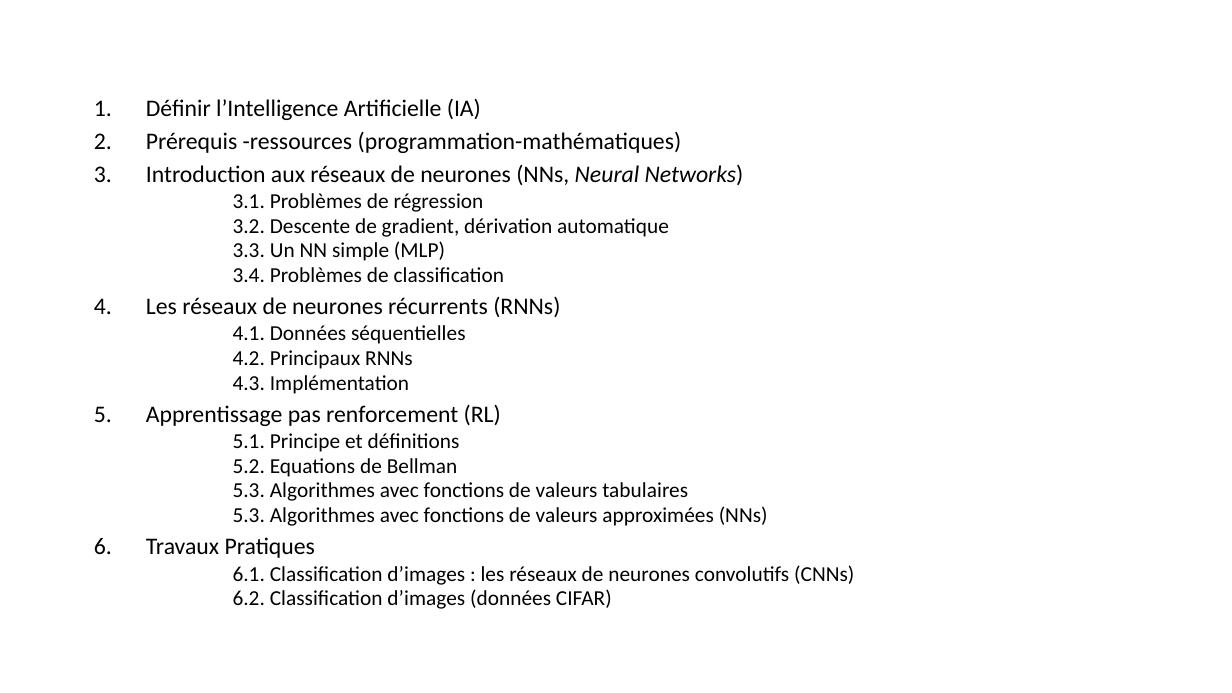
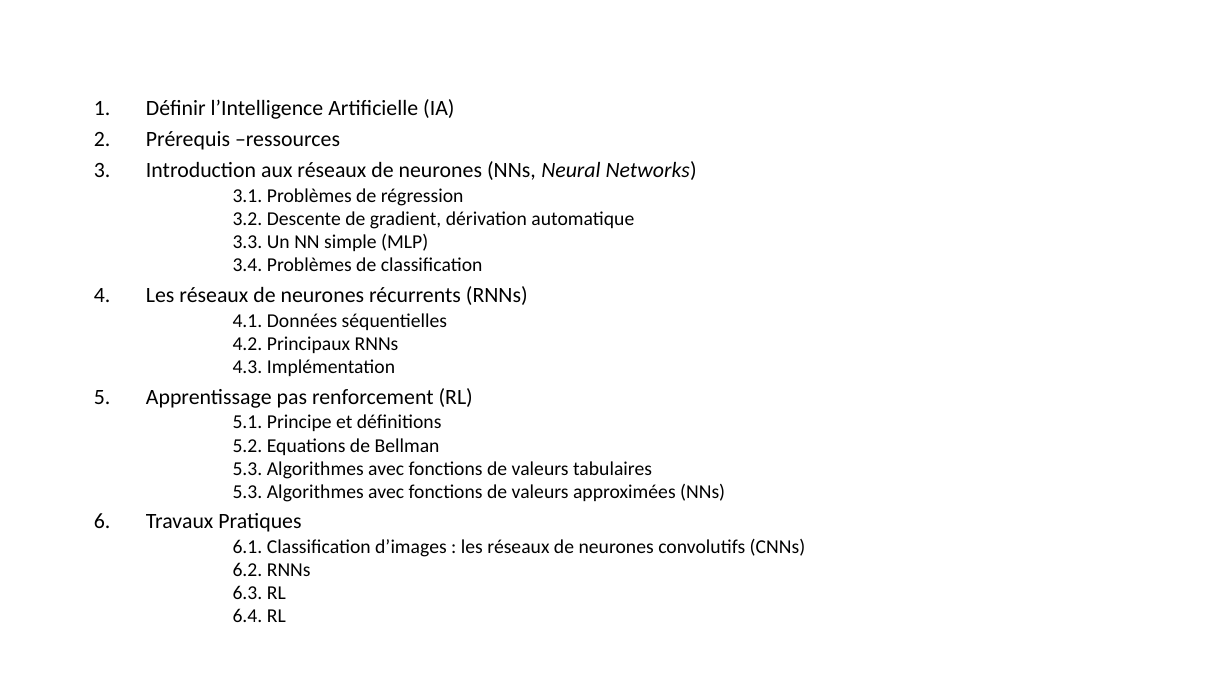
Before and after one commit to jolindien-git/jolindien-git.github.io, a slide deck: slide 2 of Intelligence Artificielle et Analyse de donnees.pptx. Drawn at 1232x693 pixels with LibreOffice and Linux fonts; fonts in the diff are those of the drawing. Boxes give left, top, right and bottom in pixels: in the first picture for what was removed or moved away, otherwise in the second. Text is boxed around its words. In the diff, an @@ line names an element or a change of style, - is before the commit and + after.

```diff
--- a/Intelligence Artificielle et Analyse de donnees.pptx
+++ b/Intelligence Artificielle et Analyse de donnees.pptx
@@ text at bbox=[146, 99, 806, 557]: size 18.5 to 17 pt in "Définir l’Intelligence Artificielle (IA)", "Introduction aux réseaux de neurones (NNs, Neural ...", "Les réseaux de neurones récurrents (RNNs)", "Apprentissage pas renforcement (RL)" and 1 more places; size 16.6 to 15.3 pt in "3.1. Problèmes de régression", "3.2. Descente de gradient, dérivation automatique", "3.3. Un NN simple (MLP)", "3.4. Problèmes de classification" and 8 more places @@
@@ text at bbox=[146, 131, 340, 150]: text changed; size 18.5 to 17 pt @@
-2. Prérequis -ressources (programmation-mathématiques)
+2. Prérequis –ressources
@@ text at bbox=[233, 562, 311, 622]: text changed; size 16.6 to 15.3 pt @@
-  6.2. Classification d’images (données CIFAR)
+  6.2. RNNs
+  6.3. RL
+  6.4. RL
```
Also in this commit, not shown: 3 other slides changed, 7 slides added.
